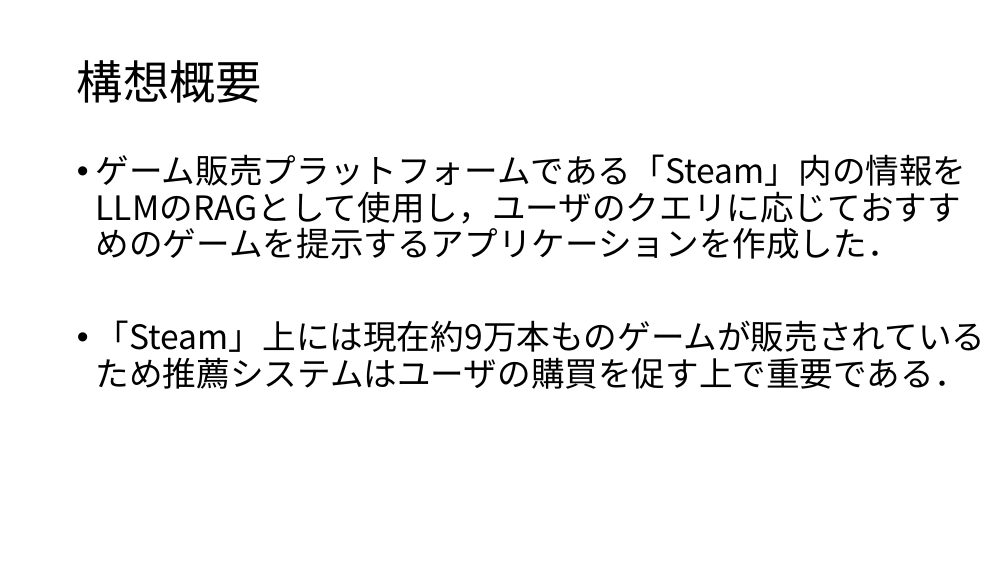
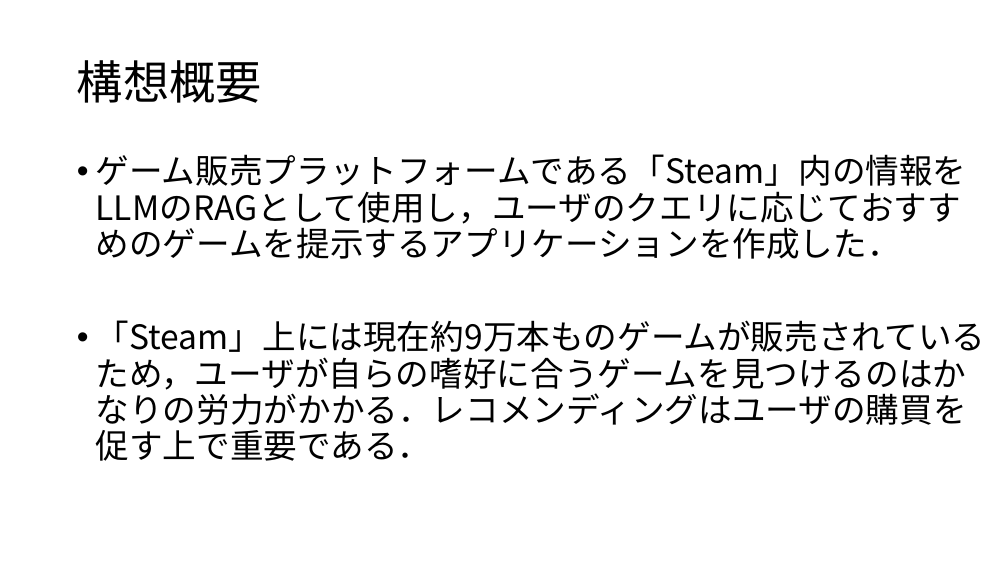
Before and after one commit to tosiki1202/GenAI-app, a slide deck: slide 2 of finalTask.pptx. Drawn at 1008x567 pixels with LibreOffice and Linux fonts; fonts in the diff are those of the drawing. Boxes give left, top, right and bottom in pixels: in the first picture for what was removed or moved away, otherwise in the second. Text is boxed around its words. In the diff, an @@ line names an element or a change of style, - is before the commit and + after.

```diff
--- a/finalTask.pptx
+++ b/finalTask.pptx
@@ text at (96,320,986,461): text changed @@
-• 「Steam」上には現在約9万本ものゲームが販売されているため推薦システムはユーザの購買を促す上で重要である．
+• 「Steam」上には現在約9万本ものゲームが販売されているため，ユーザが自らの嗜好に合うゲームを見つけるのはかなりの労力がかかる．レコメンディングはユーザの購買を促す上で重要である．
```
